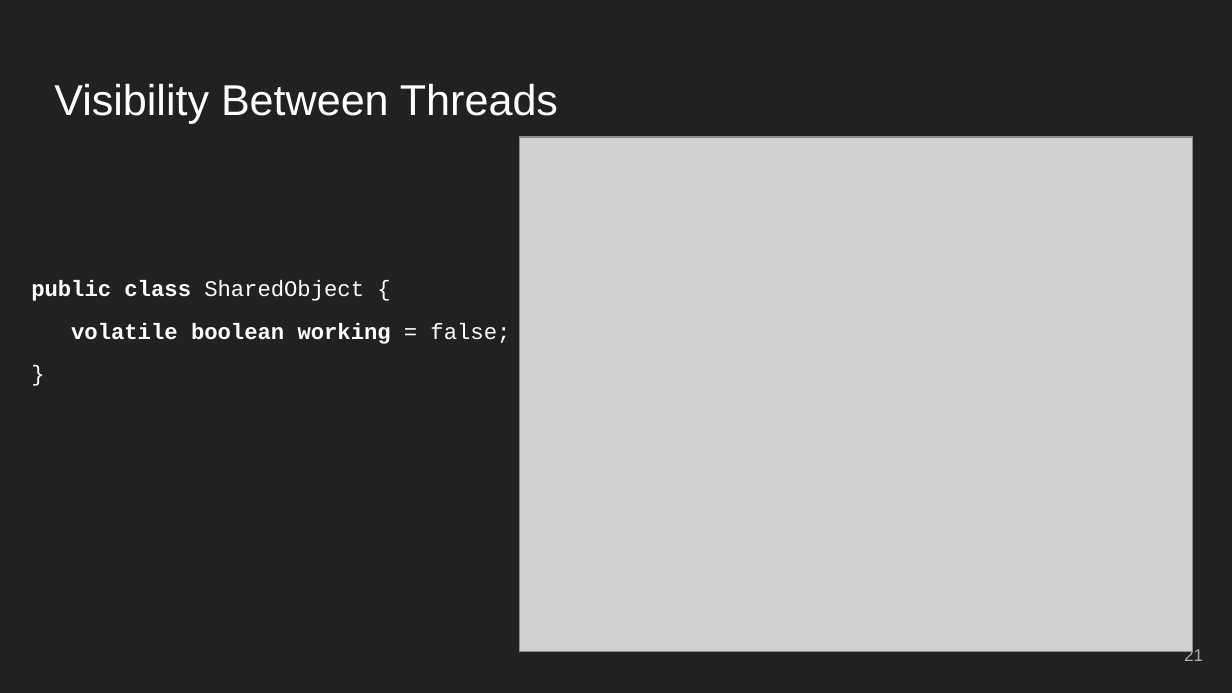
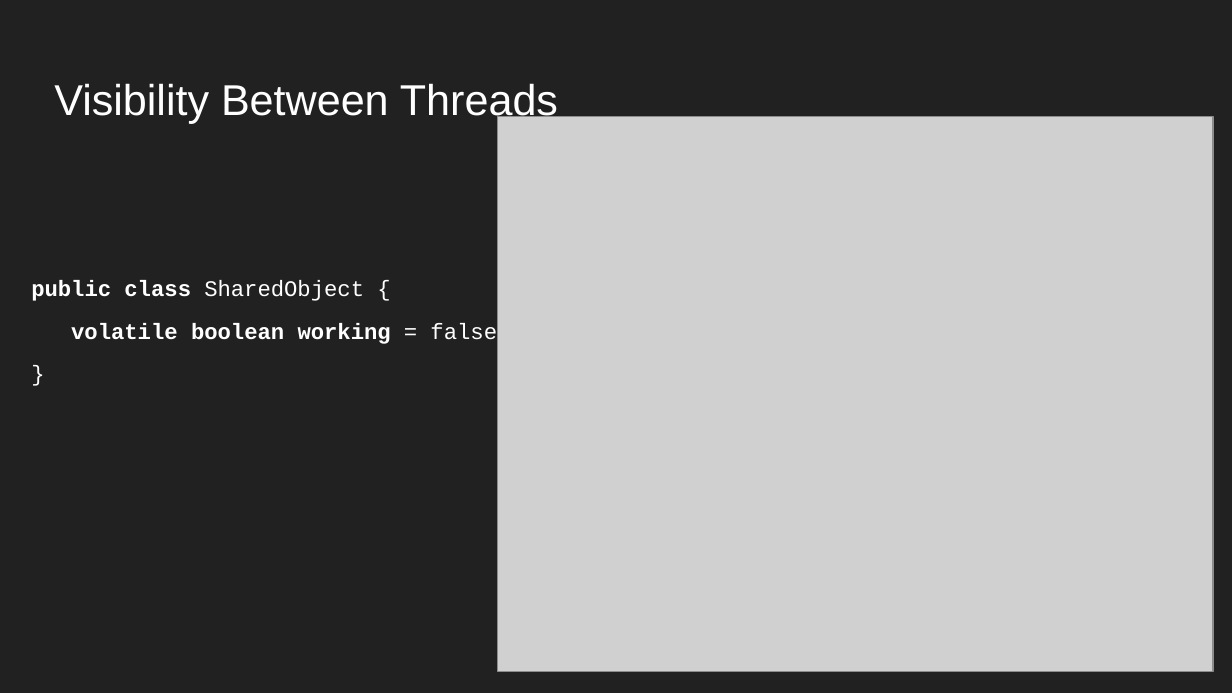
Before and after one commit to V-Nikolenko/GeekHub-J4W-12, a slide deck: slide 21 of Lectures/Lesson 11 - Concurrency.pptx. Drawn at 1232x693 pixels with LibreOffice and Linux fonts; fonts in the diff are those of the drawing; grey boxes stand for pictures. Boxes give left, top, right and bottom in pixels: in the first picture for what was removed or moved away, otherwise in the second. Text is boxed around its words. In the diff, an @@ line names an element or a change of style, - is before the commit and + after.

```diff
--- a/Lectures/Lesson 11 - Concurrency.pptx
+++ b/Lectures/Lesson 11 - Concurrency.pptx
@@ picture: place and size @@
-picture at bbox=[520, 137, 1193, 652]
+picture at bbox=[498, 117, 1212, 673]
@@ page number removed at bbox=[1184, 647, 1203, 661] @@
-21
```
Also in this commit, not shown: 9 other slides changed, 1 other file.
